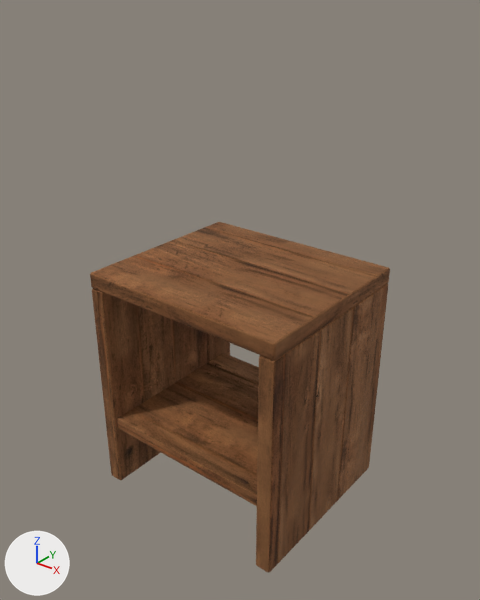
One commit to the glTF model models/nightstand-lundby.glb: the scene before it, then after it.
Camera for both pictures: a 50 mm lens placed at (0.671, -0.843, 0.913), pointed at (0.005, -0.009, 0.396). The lights are fixed; the arrows at lower left show +X, +Y and +Z. The older version comes first. Where no turn or scale is listed for an object, it has been applied to the vertices. Vertices at exactly the same position are counted once.
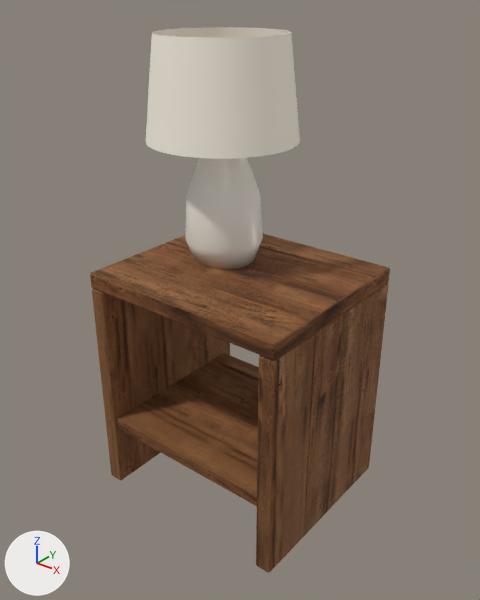
Pixel boxes [x1, y1, x2, y2] of what changed, in the pictures (480 x 600 px):
'decor.001', added
    after: [146, 27, 300, 159]
'decor', added
    after: [185, 158, 263, 269]
part 1 of me_mesh_0, surface changed
    before: [90, 222, 389, 571]
    after: [90, 233, 389, 571]

What changed in the scene script:
```text
Add mat_lamp_shade:
    mat_lamp_shade = principled_material('lamp shade')
    mat_lamp_shade.base_color = (0.896, 0.847, 0.761)  # white #f3ede2
    mat_lamp_shade.roughness = 0.95
    mat_lamp_shade.emission_color = (0.0423, 0.0296, 0.0144)  # brown #3a3020
    mat_lamp_shade.emission_strength = 1.0
Add mat_ceramic:
    mat_ceramic = principled_material('ceramic')
    mat_ceramic.base_color = (0.863, 0.815, 0.738)  # white #efe9df
    mat_ceramic.roughness = 0.35
Change me_mesh_0:
    where me_mesh_0.from_pydata(...)  # 604 vertices, 1200 faces; spans x -0.2..0.2, y -0.175..0.175, z -0.225..0.225
    used by ob_mesh_0; location = (0.0, 0.0, 0.225)
    me_mesh_0 part 1: texture (UV) coordinates of 1200 of 1200 faces, centred in x -0.2..0.2, y -0.175..0.175, z -0.225..0.225, changed; they spanned u 2.72..8.52, v -7.62..0.58 and now span u 3.24..9.97, v -8.3..-0.63
Add me_mesh_2:
    me_mesh_2.from_pydata(...)  # 80 vertices, 80 faces; spans x -0.13..0.13, y -0.13..0.13, z -0.085..0.085
    me_mesh_2.materials.append(mat_lamp_shade)  # white #f3ede2
Add me_mesh_1:
    me_mesh_1.from_pydata(...)  # 194 vertices, 384 faces; spans x -0.07..0.07, y -0.07..0.07, z -0.125..0.125
    me_mesh_1.materials.append(mat_ceramic)  # white #efe9df
Add ob_decor_001:
    ob_decor_001 = bpy.data.objects.new('decor.001', me_mesh_2)
    ob_decor_001.location = (-0.06, 0.025, 0.75)
Add ob_decor:
    ob_decor = bpy.data.objects.new('decor', me_mesh_1)
    ob_decor.location = (-0.06, 0.025, 0.575)
```
